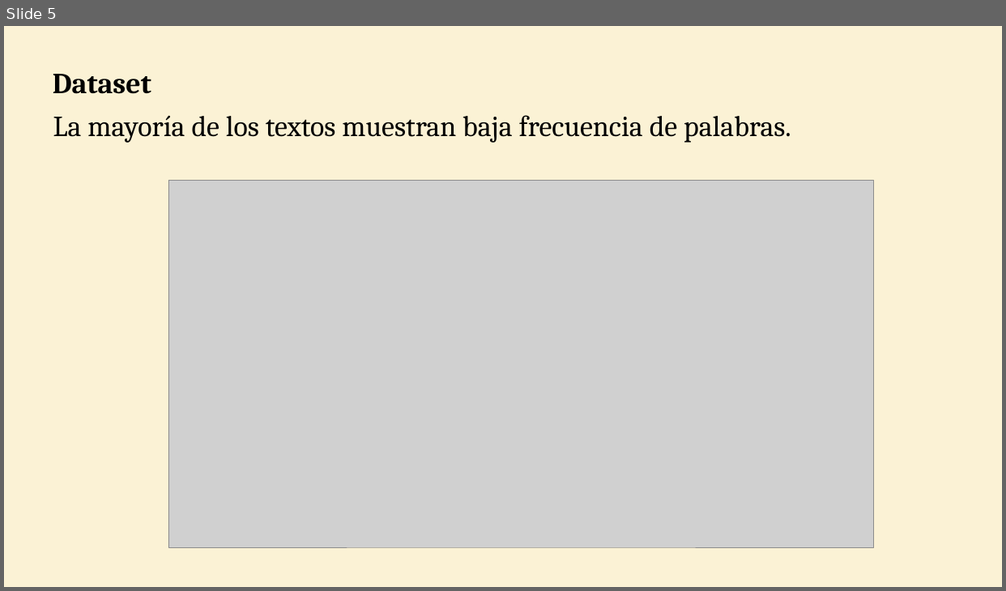
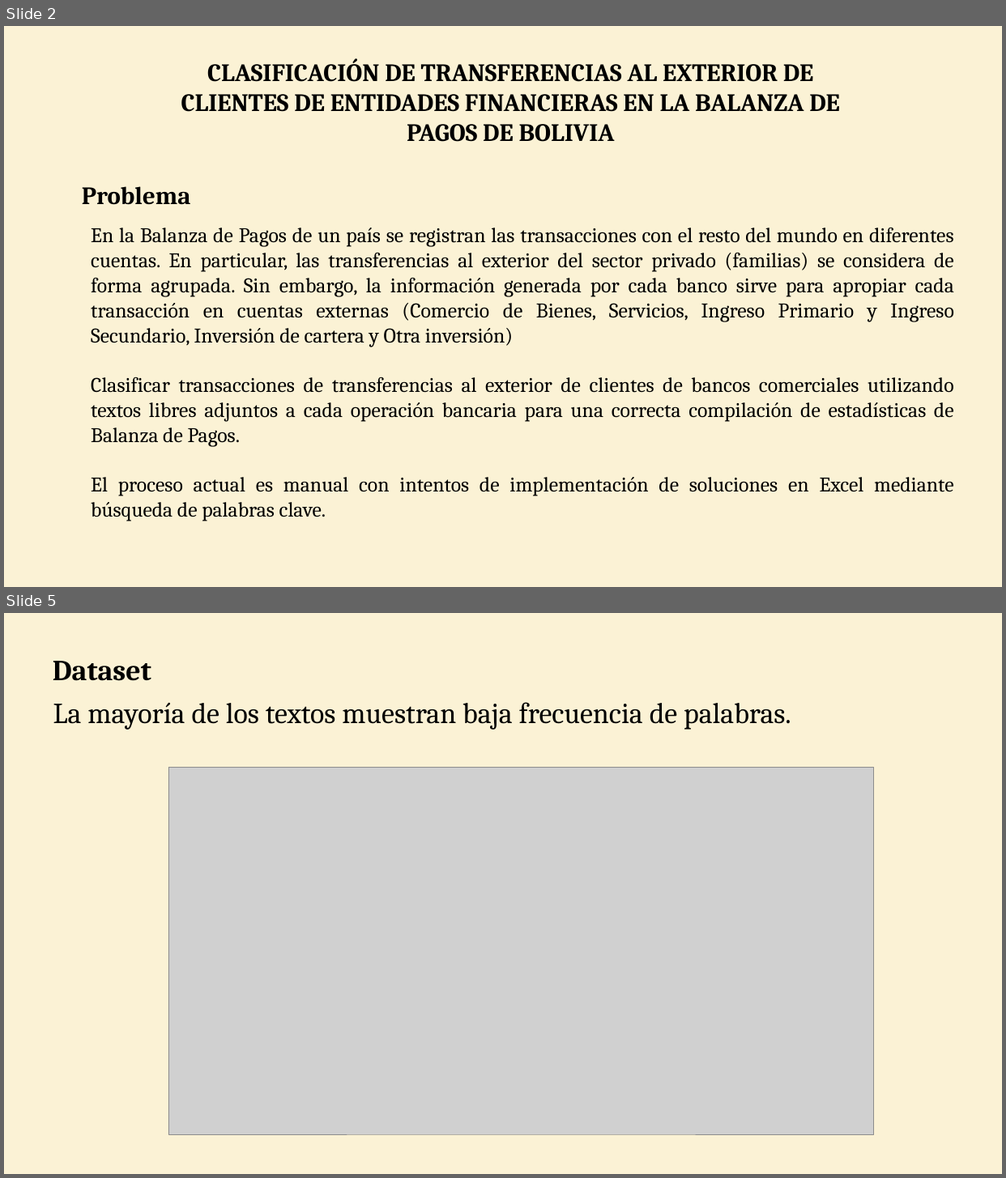
Before and after one commit to WilderGitHub/MCD, a slide deck: II. 08 Minería de Datos II/Proyecto Final.pptx. Shown one above the other, each under a label of ours: slide 5 before the commit, slides 2 and 5 after it; the slides between them are not shown. The pictures are 1006x591 and 1006x1178 pixels, drawn with LibreOffice and Linux fonts; fonts in the diff are those of the drawing; grey boxes stand for pictures. Boxes give left, top, right and bottom in pixels: in the first picture for what was removed or moved away, otherwise in the second. Text is boxed around its words. In the diff, an @@ line names an element or a change of style, - is before the commit and + after.

Commit message:
ya casi listo para exponer

```diff
--- a/II. 08 Minería de Datos II/Proyecto Final.pptx
+++ b/II. 08 Minería de Datos II/Proyecto Final.pptx
@@ slide 2 added at (4,26,1002,587), background #F7DD93 at 38% opacity @@
@@ text added at (181,58,840,142), 24 pt, text #000000, bold @@
+CLASIFICACIÓN DE TRANSFERENCIAS AL EXTERIOR DE CLIENTES DE ENTIDADES FINANCIERAS EN LA BALANZA DE PAGOS DE BOLIVIA
@@ text added at (82,186,191,205), 24 pt, text #000000, bold @@
+Problema
@@ text added at (91,227,954,522), 20 pt, text #000000 @@
+En la Balanza de Pagos de un país se registran las transacciones con el resto del mundo en diferentes cuentas. En particular, las transferencias al exterior del sector privado (familias) se considera de forma agrupada. Sin embargo, la información generada por cada banco sirve para apropiar cada transacción en cuentas externas (Comercio de Bienes, Servicios, Ingreso Primario y Ingreso Secundario, Inversión de cartera y Otra inversión)
+Clasificar transacciones de transferencias al exterior de clientes de bancos comerciales utilizando textos libres adjuntos a cada operación bancaria para una correcta compilación de estadísticas de Balanza de Pagos.
+El proceso actual es manual con intentos de implementación de soluciones en Excel mediante búsqueda de palabras clave.
```
Also in this commit, not shown: 5 slides changed, 8 other slides added, 16 slides removed, 1 other file.
